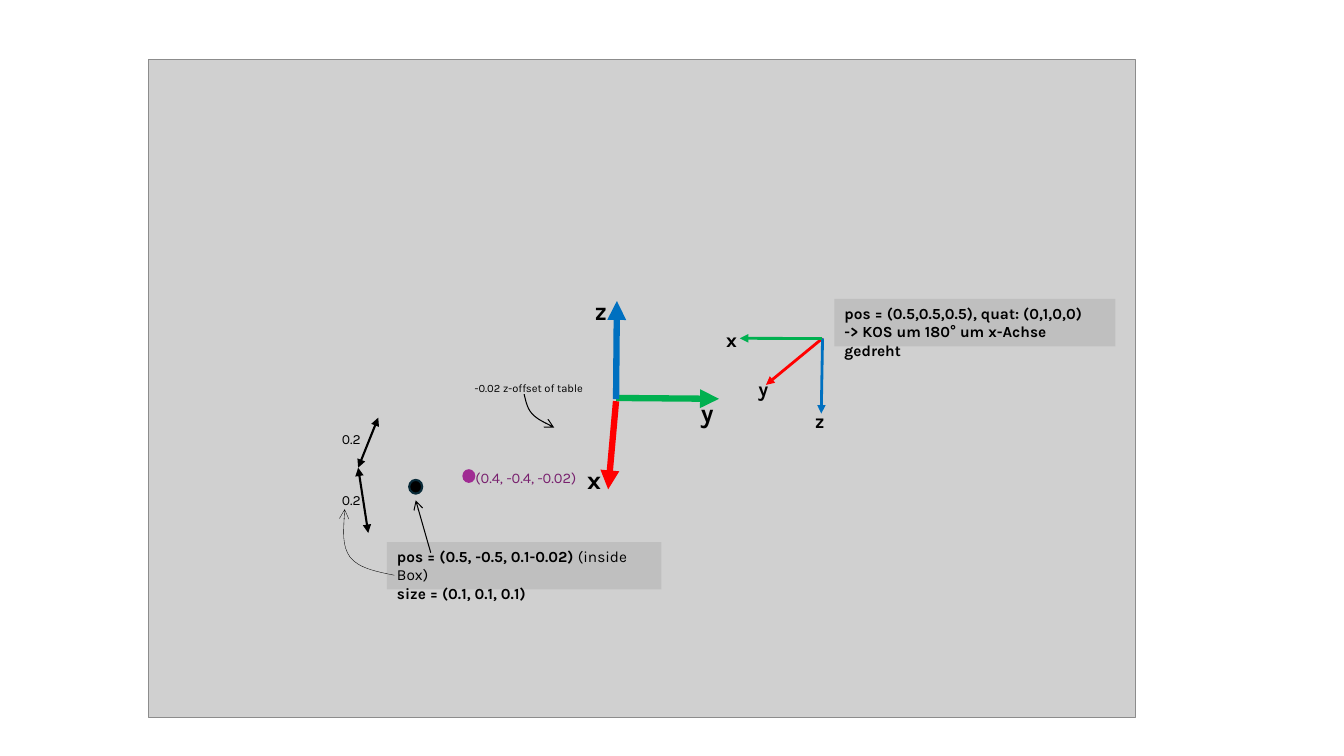
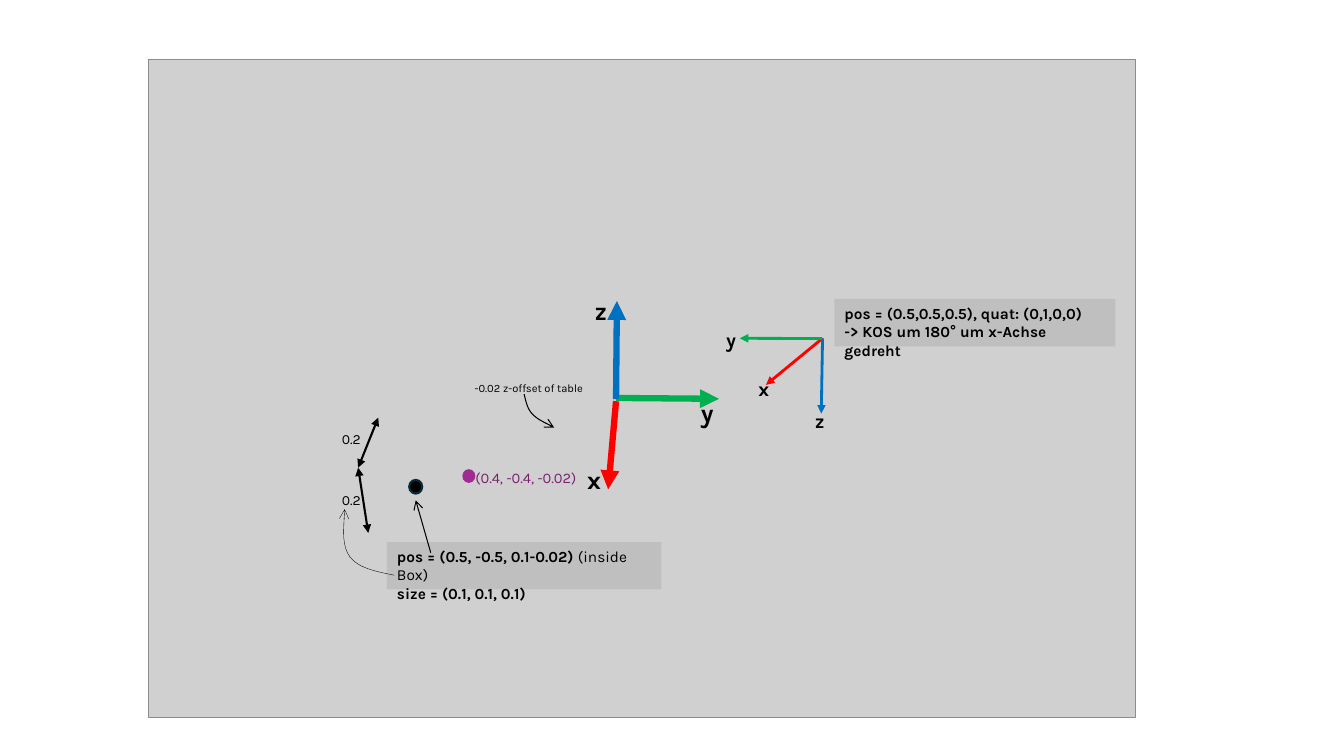
Before and after one commit to m0dd0/ALRSimulationTools, a slide deck: slide 1 of assets/ccordinate_systems.pptx. Drawn at 1344x756 pixels with LibreOffice and Linux fonts; fonts in the diff are those of the drawing; grey boxes stand for pictures. Boxes give left, top, right and bottom in pixels: in the first picture for what was removed or moved away, otherwise in the second. Text is boxed around its words. In the diff, an @@ line names an element or a change of style, - is before the commit and + after.

```diff
--- a/assets/ccordinate_systems.pptx
+++ b/assets/ccordinate_systems.pptx
@@ text "y" rewrapped from (x1=758, y1=381, x2=768, y2=401) to (x1=726, y1=337, x2=736, y2=352) @@
@@ text "x" rewrapped from (x1=726, y1=337, x2=737, y2=347) to (x1=758, y1=379, x2=769, y2=396) @@
```
Also in this commit, not shown: 1 other file.
